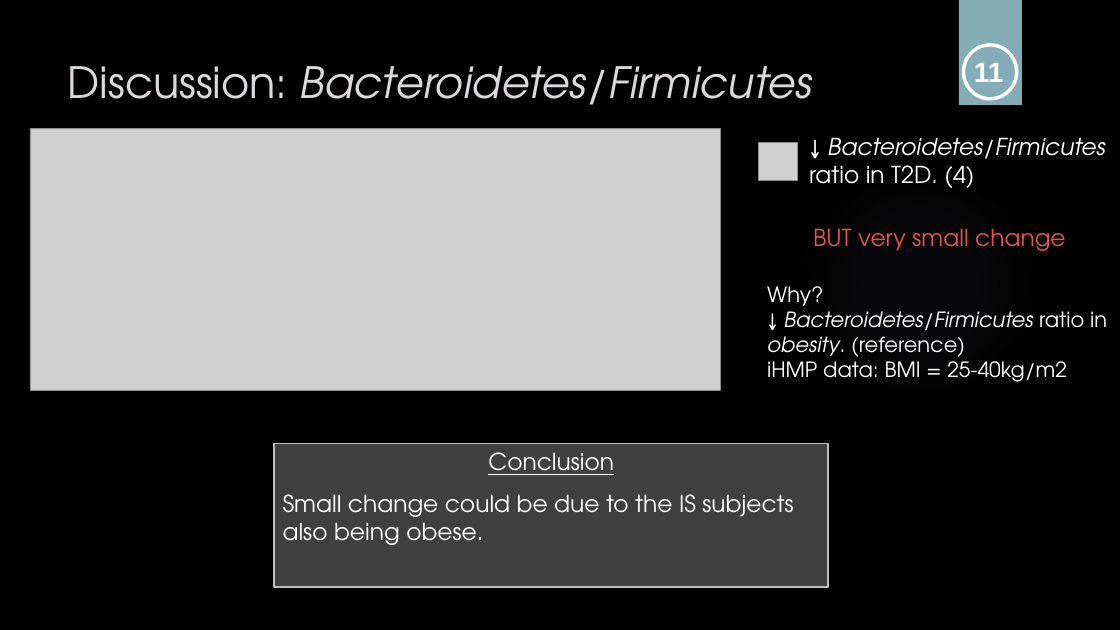
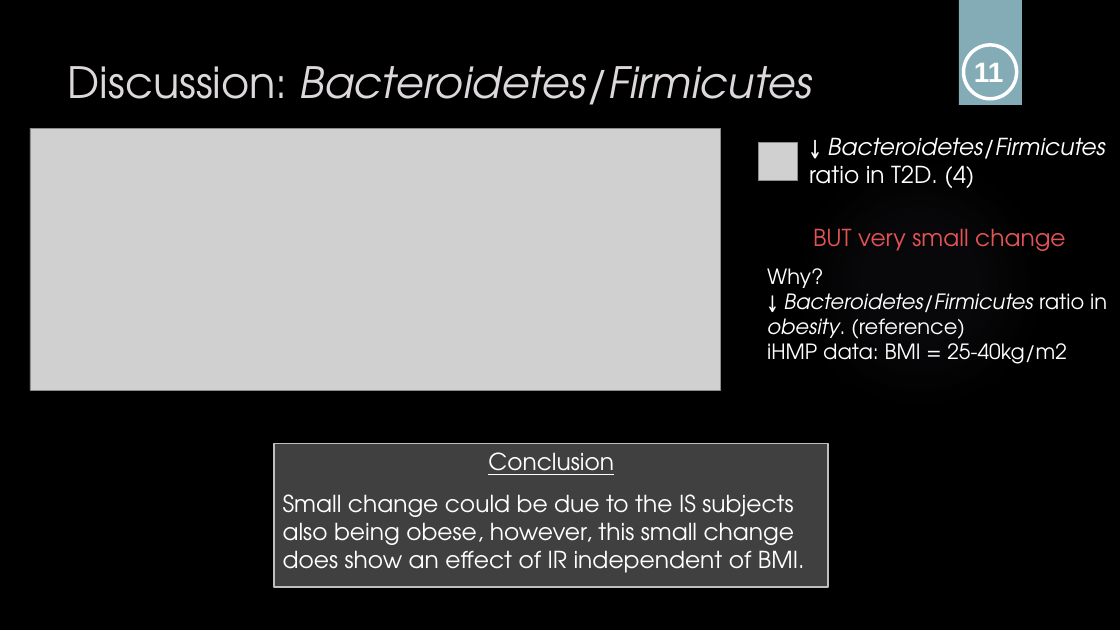
Before and after one commit to sabdeolive/Sabrina_BMS_Bachelor-Internship, a slide deck: slide 12 of Final Presentation.pptx. Drawn at 1120x630 pixels with LibreOffice and Linux fonts; fonts in the diff are those of the drawing; grey boxes stand for pictures; background and template pictures are left out. Boxes give left, top, right and bottom in pixels: in the first picture for what was removed or moved away, otherwise in the second. Text is boxed around its words. In the diff, an @@ line names an element or a change of style, - is before the commit and + after.

```diff
--- a/Final Presentation.pptx
+++ b/Final Presentation.pptx
@@ text "Why?": place and size @@
-text "Why?" at [767, 286, 1107, 382]
+text "Why?" at [767, 268, 1107, 364]
@@ text at [283, 494, 805, 573]: text changed @@
-Small change could be due to the IS subjects also being obese.
+Small change could be due to the IS subjects also being obese, however, this small change does show an effect of IR independent of BMI.
```
Also in this commit, not shown: 4 other slides changed.
